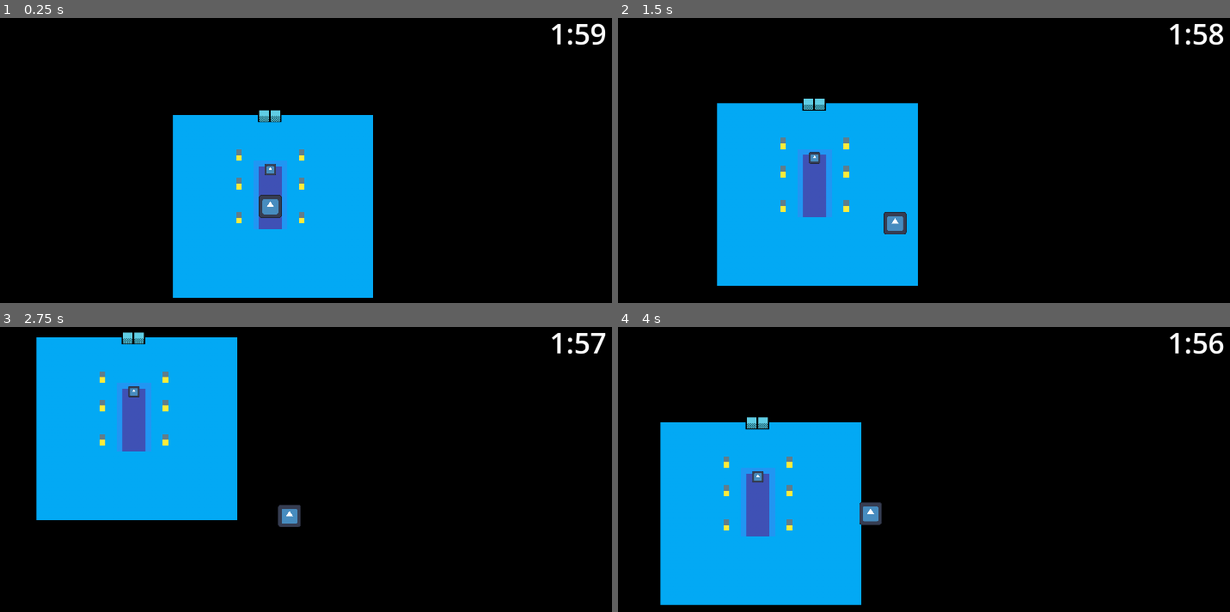
Above: before the commit, frames 1-4 (two rows, left to right).
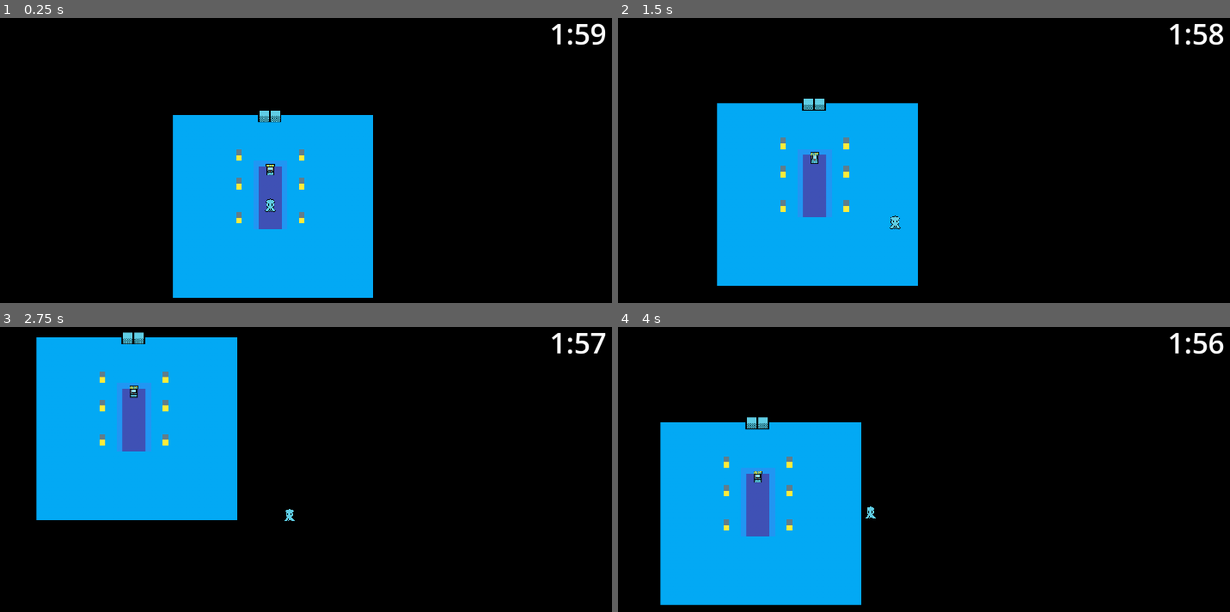
Above: after the commit, the same moments.

Repository: Section009/Pixel-Game-Jam-2024
Game: Godot game, scene res://Scenes/Levels/Main.tscn
Two runs of this game, one before a commit and one after it. Both use one fixed random seed, a clock stepped at 60 frames per second and the inputs below. The engine's default icon, where the game draws it, is replaced by a stand-in: a white triangle on a blue panel in a dark square.
Inputs:
- Up to frame 1 (0.25 s): no input
- Up to frame 2 (1.5 s): tap Enter at 0.5 s; hold D (Right) 0.53-1.28 s; tap E (Interact) at 0.6 s; hold S (Down) from 1.28 s (still down); tap Shift (Sprint) at 1.35 s
- Up to frame 3 (2.75 s): release S (Down) at 2.03 s; hold D (Right) from 2.03 s (still down); tap E (Interact) at 2.1 s
- Up to frame 4 (4 s): release D (Right) at 2.78 s; hold W (Up) 2.78-3.53 s; tap Shift (Sprint) at 2.85 s; hold A (Left) from 3.53 s (still down); tap E (Interact) at 3.6 s

The runs differ from the first frame. In frame 1, 0.4% of the frame differs, in the area x 42-47%, y 32-71%; in frame 2, 0.4%; in frame 3, 0.4%; in frame 4, 0.4%.

Commit message:
More Cosmetics

Diff:
--- a/Prefabs/PlayerPrefab.tscn
+++ b/Prefabs/PlayerPrefab.tscn
@@ -1,7 +1,7 @@
 [gd_scene load_steps=5 format=3 uid="uid://camxc1xqb65xh"]
 
 [ext_resource type="Script" path="res://Scripts/Player/PlayerManager.gd" id="1_2cg63"]
-[ext_resource type="Texture2D" uid="uid://8w25fcb2dhtx" path="res://icon.svg" id="2_rgryd"]
+[ext_resource type="Texture2D" uid="uid://blfbfih8m8i35" path="res://Assets/Sprites/ika.png" id="2_jvcuv"]
 [ext_resource type="Script" path="res://Scripts/Player/OxygenManager.gd" id="3_6o2yq"]
 
 [sub_resource type="RectangleShape2D" id="RectangleShape2D_8yknl"]
@@ -11,8 +11,10 @@
 script = ExtResource("1_2cg63")
 
 [node name="Sprite2D" type="Sprite2D" parent="."]
-scale = Vector2(0.5, 0.5)
-texture = ExtResource("2_rgryd")
+texture_filter = 1
+position = Vector2(1.90735e-06, -9.53674e-07)
+scale = Vector2(2, 2)
+texture = ExtResource("2_jvcuv")
 
 [node name="CollisionShape2D" type="CollisionShape2D" parent="."]
 scale = Vector2(1, 0.989325)
--- a/Scenes/Levels/Main.tscn
+++ b/Scenes/Levels/Main.tscn
@@ -1,10 +1,11 @@
-[gd_scene load_steps=10 format=3 uid="uid://cagaevhe57mk2"]
+[gd_scene load_steps=11 format=3 uid="uid://cagaevhe57mk2"]
 
 [ext_resource type="Texture2D" uid="uid://8w25fcb2dhtx" path="res://icon.svg" id="1_xy1ic"]
 [ext_resource type="Texture2D" uid="uid://di3xnbumo7o74" path="res://Assets/TileSets/basetileset.png" id="2_wgj4e"]
 [ext_resource type="PackedScene" uid="uid://camxc1xqb65xh" path="res://Prefabs/PlayerPrefab.tscn" id="3_0dyfx"]
 [ext_resource type="Script" path="res://Scripts/LevelManager.gd" id="4_2cxqm"]
 [ext_resource type="Script" path="res://Scripts/Gambling/InteractionManager.gd" id="4_wg7au"]
+[ext_resource type="Texture2D" uid="uid://dttwip03wkw0a" path="res://Assets/Sprites/SlotMachinex4.png" id="4_y48e4"]
 [ext_resource type="Texture2D" uid="uid://bul0sj760qk0p" path="res://Assets/Sprites/ElevatorDoorx4.png" id="5_v1yad"]
 
 [sub_resource type="TileSetAtlasSource" id="TileSetAtlasSource_ejlt4"]
@@ -67,8 +68,10 @@
 texture = ExtResource("1_xy1ic")
 
 [node name="SlotSprite" type="Sprite2D" parent="Machines/Slot"]
-scale = Vector2(0.2, 0.2)
-texture = ExtResource("1_xy1ic")
+texture_filter = 1
+position = Vector2(-1.90735e-06, -9.53674e-07)
+scale = Vector2(0.352823, 0.327621)
+texture = ExtResource("4_y48e4")
 
 [node name="CollisionShape2D" type="CollisionShape2D" parent="Machines/Slot"]
 scale = Vector2(0.2, 0.2)
@@ -87,6 +90,7 @@
 texture = ExtResource("1_xy1ic")
 
 [node name="SlotSprite" type="Sprite2D" parent="Machines/Elevator"]
+texture_filter = 1
 position = Vector2(0.191288, 1.20968)
 scale = Vector2(0.283943, 0.371724)
 texture = ExtResource("5_v1yad")
Binary file added: Assets/Sprites/SlotMachine.png
Not shown, added: Assets/Sprites/SlotMachine.png.import
Binary file added: Assets/Sprites/SlotMachinex4.png
Not shown, added: Assets/Sprites/SlotMachinex4.png.import
